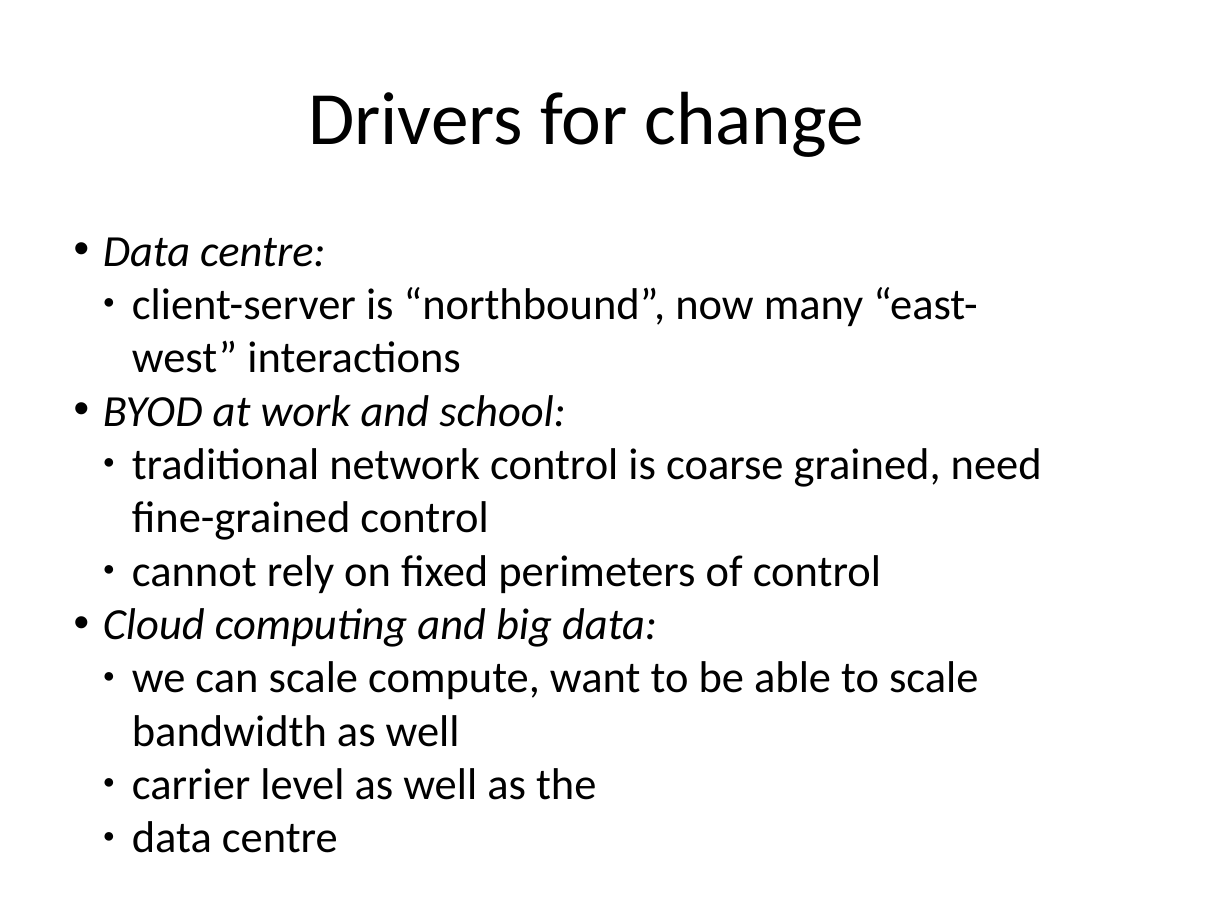
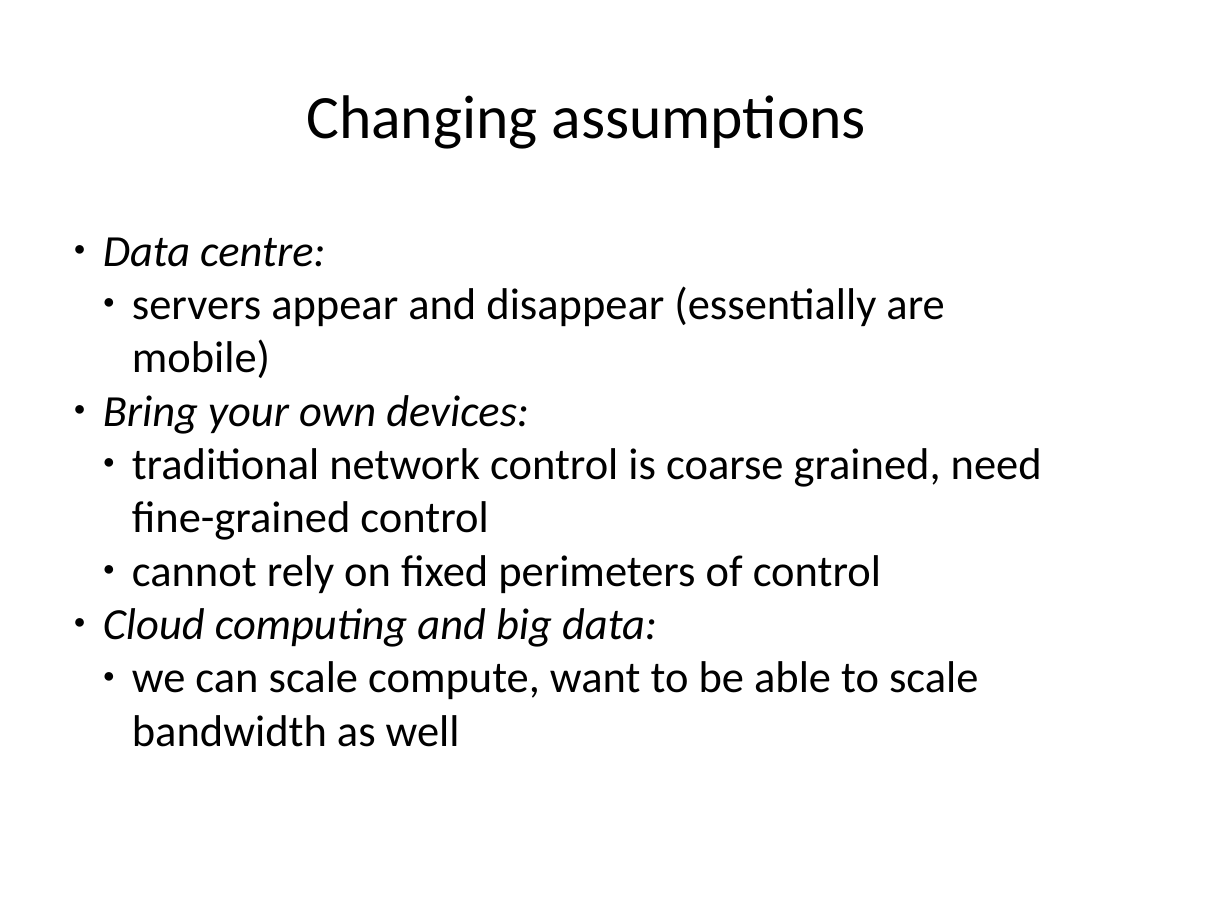
Before and after one commit to gwacter-zz/sdn-workshop, a slide deck: slide 5 of presentations/SDN-Introduction.pptx. Drawn at 1232x924 pixels with LibreOffice and Linux fonts; fonts in the diff are those of the drawing; background and template pictures are left out. Boxes give left, top, right and bottom in pixels: in the first picture for what was removed or moved away, otherwise in the second. Text is boxed around its words. In the diff, an @@ line names an element or a change of style, - is before the commit and + after.

```diff
--- a/presentations/SDN-Introduction.pptx
+++ b/presentations/SDN-Introduction.pptx
@@ text at <box>306,95,865,149</box>: text changed; size 44 to 36 pt @@
-Drivers for change
+Changing assumptions
@@ text at <box>103,237,657,647</box>: bullet • to ● @@
@@ text at <box>103,286,944,434</box>: text changed @@
-  ● client-server is “northbound”, now many “east-west” interactions
-• BYOD at work and school:
+  ● servers appear and disappear (essentially are mobile)
+● Bring your own devices:
@@ text at <box>132,768,596,800</box>: paragraph removed @@
-  ● carrier level as well as the
-    data centre
```
Also in this commit, not shown: 10 other slides changed, 22 slides added, 15 slides removed.
